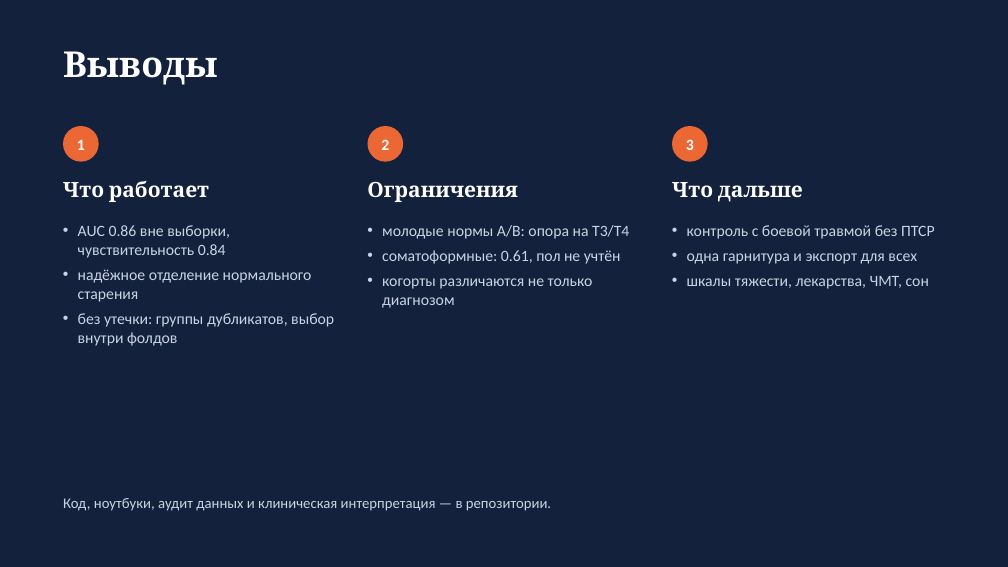
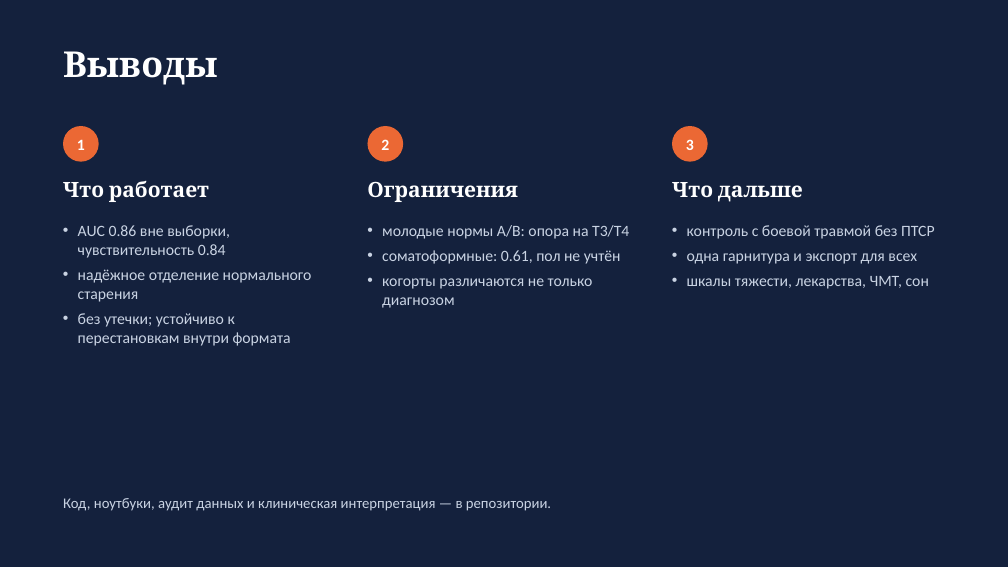
Before and after one commit to igor688-hub/neurodiagnosis-eeg, a slide deck: slide 7 of report/presentation.pptx (slide 11 before the commit). Drawn at 1008x567 pixels with LibreOffice and Linux fonts; fonts in the diff are those of the drawing. Boxes give left, top, right and bottom in pixels: in the first picture for what was removed or moved away, otherwise in the second. Text is boxed around its words. In the diff, an @@ line names an element or a change of style, - is before the commit and + after.

```diff
--- a/report/presentation.pptx
+++ b/report/presentation.pptx
@@ text at box(78, 313, 291, 346): text changed @@
-• без утечки: группы дубликатов, выбор внутри фолдов
+• без утечки; устойчиво к перестановкам внутри формата
```
Also in this commit, not shown: 3 other slides changed, 1 slide added, 5 slides removed, 1 other file.
